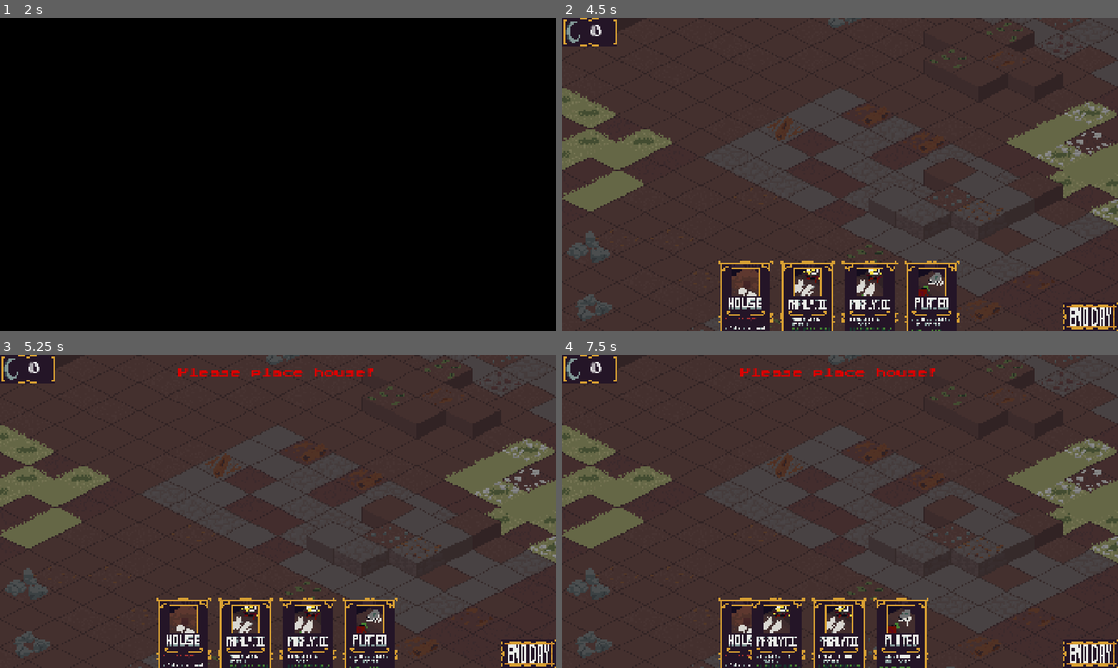
Above: before the commit, frames 1-4 (two rows, left to right).
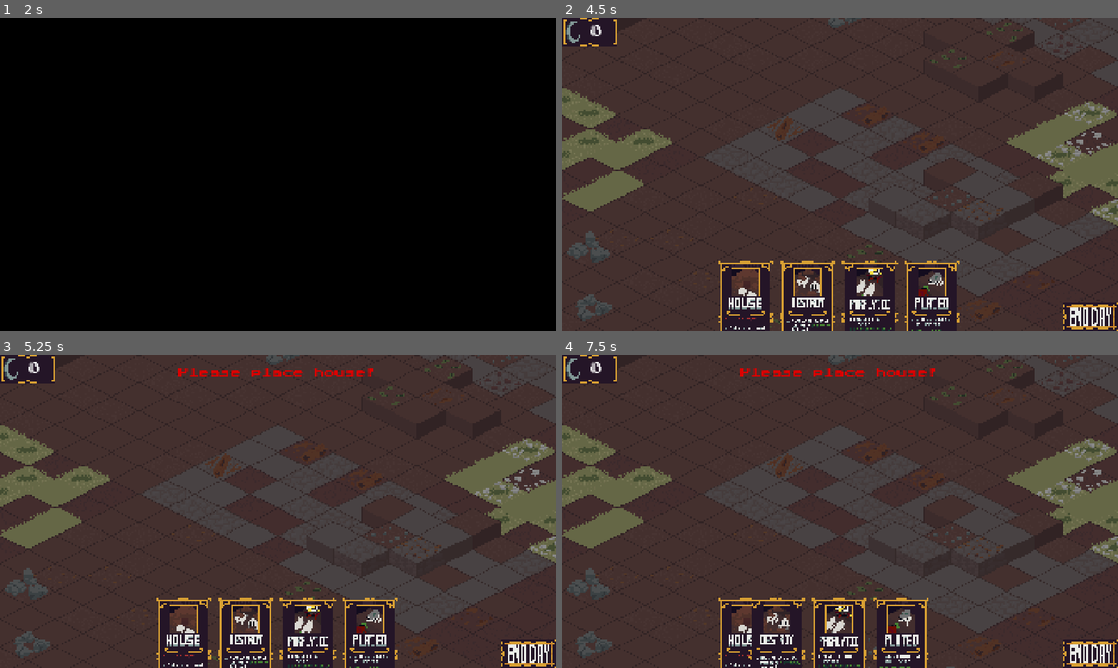
Above: after the commit, the same moments.

Repository: LogCheung/Critterking
Game: Godot game, scene res://World/Scenes/world.tscn
Same seed, same stepped clock (60 frames per second), same inputs: the game is played once before the commit and once after it.
Inputs (mouse positions are in pixels of both pictures, inside the frame that each line leads up to):
- Up to frame 1 (2 s): click (500, 58) at 0.5 s; tap Enter (ui_accept) at 1.25, 1.52 s; move the mouse to (400, 158) at 1.27 s; hold S (camera_move_down) from 1.28 s (still down); click (400, 158) at 1.42 s
- Up to frame 2 (4.5 s): release S (camera_move_down) at 2 s; click (834, 215) at 2 s; click (701, 143) at 2.77 s; click (834, 215) at 3.5 s; click (701, 143) at 4.27 s
- Up to frame 3 (5.25 s): click (528, 652) at 5 s
- Up to frame 4 (7.5 s): click (1090, 652) at 5.75 s; click (1090, 652) at 6.5 s; click (745, 655) at 7.27 s

Frame 1 is identical in both runs. In frame 2, 0.6% of the frame differs, in the area x 23-49%, y 80-100%; in frame 3, 0.6%; in frame 4, 0.6%, in the area x 23-43%, y 80-100%.

Commit message:
map gen, destroy returns

Diff:
--- a/minibadkings/TileMap/Scenes/GroundTileSet.tres
+++ b/minibadkings/TileMap/Scenes/GroundTileSet.tres
@@ -1,14 +1,14 @@
-[gd_resource type="TileSet" load_steps=99 format=3 uid="uid://6glq6mlvxbve"]
+[gd_resource type="TileSet" load_steps=99 format=3 uid="uid://jpkq7go2dbdj"]
 
 [ext_resource type="Texture2D" uid="uid://cx0b0ucjd4cee" path="res://TileMap/Assets/tiles.png" id="1_kxe68"]
 [ext_resource type="Texture2D" uid="uid://mg1gku362mus" path="res://UI/Scripts/gwj2obstacles.png" id="2_f2roa"]
 [ext_resource type="Texture2D" uid="uid://d06rjt2g5bhak" path="res://TileMap/Assets/test.png" id="3_rxksi"]
 
 [sub_resource type="TileMapPattern" id="TileMapPattern_rxksi"]
-tile_data = PackedInt32Array(0, 65537, 0, 65536, 65537, 0, 131072, 131073, 0, 196608, 65537, 0, 262144, 65537, 1, 1, 65537, 1, 65537, 65537, 0, 131073, 65537, 0, 196609, 65537, 4, 262145, 131073, 1, 2, 65537, 3, 65538, 65537, 0, 131074, 65537, 3, 196610, 65537, 0, 262146, 65537, 0, 3, 65537, 0, 65539, 131073, 1, 131075, 65537, 4, 196611, 65537, 0, 262147, 65537, 4, 4, 65537, 0, 65540, 65537, 0, 131076, 65537, 0, 196612, 65537, 0, 262148, 65537, 1)
+tile_data = PackedInt32Array(0, 131073, 1, 65536, 131073, 1, 131072, 196609, 1, 196608, 196609, 0, 262144, 131073, 1, 1, 131073, 1, 65537, 196609, 1, 131073, 196609, 0, 196609, 196609, 2, 262145, 131073, 0, 2, 131073, 0, 65538, 196609, 0, 131074, 196609, 0, 196610, 131073, 0, 262146, 131073, 1, 3, 131073, 4, 65539, 131073, 1, 131075, 131073, 1, 196611, 196609, 1, 262147, 196609, 2, 4, 131073, 1, 65540, 196609, 1, 131076, 131073, 1, 196612, 196609, 1, 262148, 196609, 1)
 
 [sub_resource type="TileMapPattern" id="TileMapPattern_wm6l2"]
-tile_data = PackedInt32Array(0, 65537, 0, 65536, 65537, 0, 131072, 65537, 1, 196608, 65537, 0, 262144, 65537, 0, 1, 65537, 1, 65537, 65537, 1, 131073, 65537, 0, 196609, 65537, 0, 262145, 65537, 1, 2, 65537, 12, 65538, 65537, 0, 131074, 65537, 0, 196610, 65537, 12, 262146, 65537, 11, 3, 65537, 1, 65539, 65537, 0, 131075, 65537, 0, 196611, 65537, 11, 262147, 65537, 12, 4, 65537, 0, 65540, 65537, 0, 131076, 65537, 11, 196612, 65537, 0, 262148, 65537, 0)
+tile_data = PackedInt32Array(0, 131073, 0, 65536, 131073, 11, 131072, 131073, 1, 196608, 131073, 0, 262144, 131073, 1, 1, 131073, 1, 65537, 131073, 1, 131073, 131073, 1, 196609, 131073, 0, 262145, 131073, 2, 2, 131073, 4, 65538, 131073, 0, 131074, 131073, 1, 196610, 131073, 1, 262146, 131073, 1, 3, 131073, 1, 65539, 131073, 0, 131075, 131073, 0, 196611, 131073, 1, 262147, 131073, 0, 4, 131073, 1, 65540, 131073, 3, 131076, 131073, 0, 196612, 131073, 11, 262148, 131073, 0)
 
 [sub_resource type="TileMapPattern" id="TileMapPattern_l4gn0"]
 tile_data = PackedInt32Array(0, 131073, 1, 65536, 131073, 1, 131072, 65537, 0, 196608, 131073, 4, 262144, 131073, 1, 1, …(351 unchanged characters)…
@@ -41,7 +41,7 @@
 tile_data = PackedInt32Array(0, 131073, 0, 65536, 131073, 1, 131072, 131073, 1, 196608, 131073, 0, 262144, 131073, 0, 1 …(354 unchanged characters)…
 
 [sub_resource type="TileMapPattern" id="TileMapPattern_faq22"]
-tile_data = PackedInt32Array(0, 65537, 1, 65536, 65537, 0, 131072, 65537, 0, 196608, 65537, 0, 262144, 65537, 1, 1, 196609, 1, 65537, 65537, 2, 131073, 65537, 0, 196609, 65537, 0, 262145, 65537, 0, 2, 65537, 1, 65538, 65537, 0, 131074, 65537, 0, 196610, 65537, 0, 262146, 196609, 1, 3, 196609, 1, 65539, 65537, 0, 131075, 65537, 0, 196611, 196609, 1, 262147, 65537, 2, 4, 65537, 1, 65540, 196609, 1, 131076, 65537, 1, 196612, 196609, 1, 262148, 196609, 2)
+tile_data = PackedInt32Array(0, 65537, 0, 65536, 65537, 0, 131072, 65537, 0, 196608, 65537, 2, 262144, 65537, 0, 1, 65537, 0, 65537, 65537, 0, 131073, 65537, 0, 196609, 65537, 0, 262145, 65537, 3, 2, 65537, 11, 65538, 65537, 0, 131074, 65537, 0, 196610, 65537, 0, 262146, 65537, 1, 3, 65537, 1, 65539, 65537, 0, 131075, 65537, 0, 196611, 65537, 0, 262147, 65537, 0, 4, 65537, 0, 65540, 65537, 3, 131076, 65537, 0, 196612, 65537, 0, 262148, 65537, 0)
 
 [sub_resource type="TileMapPattern" id="TileMapPattern_o4ocx"]
 tile_data = PackedInt32Array(0, 196609, 1, 65536, 131073, 1, 131072, 196609, 1, 196608, 131073, 0, 262144, 131073, 1, 1 …(354 unchanged characters)…
@@ -74,7 +74,7 @@
 tile_data = PackedInt32Array(0, 196609, 3, 65536, 196609, 0, 131072, 196609, 0, 196608, 196609, 0, 262144, 196609, 0, 1 …(354 unchanged characters)…
 
 [sub_resource type="TileMapPattern" id="TileMapPattern_3u6u1"]
-tile_data = PackedInt32Array(0, 65537, 0, 65536, 65537, 0, 131072, 65537, 1, 196608, 65537, 0, 262144, 65537, 0, 1, 65537, 1, 65537, 65537, 1, 131073, 65537, 4, 196609, 65537, 0, 262145, 65537, 11, 2, 65537, 0, 65538, 65537, 0, 131074, 65537, 0, 196610, 65537, 1, 262146, 65537, 0, 3, 65537, 11, 65539, 65537, 1, 131075, 65537, 1, 196611, 65537, 1, 262147, 65537, 1, 4, 65537, 0, 65540, 65537, 1, 131076, 65537, 1, 196612, 65537, 4, 262148, 65537, 0)
+tile_data = PackedInt32Array(0, 1, 0, 65536, 1, 3, 131072, 131073, 0, 196608, 65537, 0, 262144, 1, 1, 1, 1, 0, 65537, 1, 1, 131073, 1, 0, 196609, 1, 1, 262145, 131073, 0, 2, 131073, 0, 65538, 1, 0, 131074, 1, 0, 196610, 1, 0, 262146, 131073, 0, 3, 1, 2, 65539, 1, 0, 131075, 1, 1, 196611, 1, 0, 262147, 1, 4, 4, 1, 0, 65540, 131073, 0, 131076, 1, 0, 196612, 131073, 0, 262148, 1, 0)
 
 [sub_resource type="TileMapPattern" id="TileMapPattern_vo3wg"]
 tile_data = PackedInt32Array(0, 1, 0, 65536, 65537, 2, 131072, 65537, 1, 196608, 1, 2, 262144, 65537, 1, 1, 65537, 1, 6 …(301 unchanged characters)…
@@ -107,7 +107,7 @@
 tile_data = PackedInt32Array(0, 1, 1, 65536, 1, 1, 131072, 1, 0, 196608, 1, 1, 262144, 131073, 0, 1, 1, 1, 65537, 13107 …(274 unchanged characters)…
 
 [sub_resource type="TileMapPattern" id="TileMapPattern_8if3p"]
-tile_data = PackedInt32Array(0, 65537, 0, 65536, 65537, 1, 131072, 65537, 4, 196608, 65537, 0, 262144, 65537, 0, 1, 65537, 2, 65537, 65537, 1, 131073, 65537, 0, 196609, 65537, 1, 262145, 65537, 2, 2, 65537, 1, 65538, 65537, 1, 131074, 65537, 1, 196610, 65537, 0, 262146, 65537, 0, 3, 65537, 1, 65539, 65537, 1, 131075, 65537, 2, 196611, 65537, 1, 262147, 65537, 0, 4, 65537, 0, 65540, 65537, 4, 131076, 65537, 1, 196612, 65537, 0, 262148, 65537, 0)
+tile_data = PackedInt32Array(0, 131073, 1, 65536, 131073, 1, 131072, 131073, 1, 196608, 131073, 1, 262144, 131073, 11, 1, 131073, 11, 65537, 131073, 0, 131073, 131073, 0, 196609, 131073, 1, 262145, 131073, 1, 2, 131073, 1, 65538, 131073, 0, 131074, 131073, 0, 196610, 131073, 0, 262146, 131073, 1, 3, 131073, 1, 65539, 131073, 0, 131075, 131073, 12, 196611, 131073, 0, 262147, 131073, 12, 4, 131073, 4, 65540, 131073, 0, 131076, 131073, 1, 196612, 131073, 1, 262148, 131073, 11)
 
 [sub_resource type="TileMapPattern" id="TileMapPattern_60xky"]
 tile_data = PackedInt32Array(0, 131073, 1, 65536, 131073, 1, 131072, 1, 1, 196608, 131073, 0, 262144, 1, 0, 1, 131073,  …(314 unchanged characters)…
--- a/minibadkings/TileMap/Scenes/ObstacleTileSet.tres
+++ b/minibadkings/TileMap/Scenes/ObstacleTileSet.tres
@@ -1,14 +1,14 @@
-[gd_resource type="TileSet" load_steps=55 format=3 uid="uid://ddp6p2t5m2bag"]
+[gd_resource type="TileSet" load_steps=55 format=3 uid="uid://d2t0jti0abk2d"]
 
 [ext_resource type="Texture2D" uid="uid://cx0b0ucjd4cee" path="res://TileMap/Assets/tiles.png" id="1_7bp73"]
 [ext_resource type="Texture2D" uid="uid://mg1gku362mus" path="res://UI/Scripts/gwj2obstacles.png" id="2_5edhi"]
 [ext_resource type="Texture2D" uid="uid://d06rjt2g5bhak" path="res://TileMap/Assets/test.png" id="3_3ax6m"]
 
-[sub_resource type="TileMapPattern" id="TileMapPattern_7bp73"]
-tile_data = PackedInt32Array(65536, 131073, 13, 1, 131073, 13, 65537, 131073, 13, 131073, 131073, 16, 196609, 131073, 13, 65538, 131073, 16, 131074, 131073, 13)
-
-[sub_resource type="TileMapPattern" id="TileMapPattern_5edhi"]
-tile_data = PackedInt32Array(0, 1, 13, 65536, 1, 13, 131072, 1, 13, 1, 1, 13)
+[sub_resource type="TileMapPattern" id="TileMapPattern_h7hr0"]
+tile_data = PackedInt32Array(0, 131073, 14, 65536, 131073, 14, 1, 131073, 19, 65537, 131073, 14, 131073, 131073, 18, 2, 131073, 18, 131074, 65537, 15)
+
+[sub_resource type="TileMapPattern" id="TileMapPattern_11gy4"]
+tile_data = PackedInt32Array(262144, 65537, 8, 131073, 1, 8, 196611, 65537, 8, 4, 1, 7)
 
 [sub_resource type="TileMapPattern" id="TileMapPattern_ogfmd"]
 tile_data = PackedInt32Array(65536, 65537, 13, 196608, 196609, 13, 65537, 196609, 13, 131073, 65537, 15, 196609, 196609, 14, 2, 65537, 14, 65538, 196609, 13, 131074, 196609, 19)
@@ -40,8 +40,8 @@
 [sub_resource type="TileMapPattern" id="TileMapPattern_biv3p"]
 tile_data = PackedInt32Array(131072, 196609, 7, 1, 131073, 7, 3, 131073, 7)
 
-[sub_resource type="TileMapPattern" id="TileMapPattern_3ax6m"]
-tile_data = PackedInt32Array(65536, 131073, 6, 196609, 196609, 8, 3, 196609, 6)
+[sub_resource type="TileMapPattern" id="TileMapPattern_iyvbl"]
+tile_data = PackedInt32Array(262144, 1, 6, 1, 65537, 6, 131074, 131073, 6, 196611, 65537, 8)
 
 [sub_resource type="TileMapPattern" id="TileMapPattern_kymo6"]
 tile_data = PackedInt32Array(0, 131073, 7, 65536, 65537, 7, 1, 1, 7, 131074, 65537, 7)
@@ -73,8 +73,8 @@
 [sub_resource type="TileMapPattern" id="TileMapPattern_vf5kr"]
 tile_data = PackedInt32Array(131072, 131073, 8, 1, 196609, 8, 2, 65537, 8, 65539, 65537, 8)
 
-[sub_resource type="TileMapPattern" id="TileMapPattern_tth4i"]
-tile_data = PackedInt32Array(131072, 65537, 6, 196610, 1, 7, 3, 65537, 6, 131076, 1, 6)
+[sub_resource type="TileMapPattern" id="TileMapPattern_yxvw0"]
+tile_data = PackedInt32Array(0, 1, 13, 65536, 1, 14, 131072, 1, 15, 196608, 1, 13, 262144, 1, 16, 1, 1, 18, 65537, 1, 13, 131073, 1, 14, 196609, 1, 14, 262145, 1, 18, 2, 1, 19, 65538, 1, 14, 131074, 1, 13, 196610, 1, 14, 262146, 1, 15, 3, 1, 13, 65539, 1, 15, 131075, 1, 16, 196611, 1, 14, 262147, 1, 13, 4, 1, 14, 65540, 1, 13, 131076, 1, 13, 196612, 1, 18, 262148, 1, 14)
 
 [sub_resource type="TileMapPattern" id="TileMapPattern_wbn2a"]
 tile_data = PackedInt32Array(0, 65537, 8, 65536, 196609, 8, 1, 1, 8)
@@ -416,10 +416,10 @@
 sources/50 = SubResource("TileSetAtlasSource_leqhe")
 sources/0 = SubResource("TileSetAtlasSource_h7jyf")
 sources/1 = SubResource("TileSetAtlasSource_ymfrj")
-pattern_0 = SubResource("TileMapPattern_7bp73")
-pattern_1 = SubResource("TileMapPattern_5edhi")
-pattern_2 = SubResource("TileMapPattern_3ax6m")
-pattern_3 = SubResource("TileMapPattern_tth4i")
+pattern_0 = SubResource("TileMapPattern_h7hr0")
+pattern_1 = SubResource("TileMapPattern_11gy4")
+pattern_2 = SubResource("TileMapPattern_iyvbl")
+pattern_3 = SubResource("TileMapPattern_yxvw0")
 pattern_4 = SubResource("TileMapPattern_u8cbn")
 pattern_5 = SubResource("TileMapPattern_c7757")
 pattern_6 = SubResource("TileMapPattern_gd16k")
--- a/minibadkings/TileMap/Scripts/building.gd
+++ b/minibadkings/TileMap/Scripts/building.gd
@@ -122,6 +122,7 @@
 	# kill unit inside if group is healing
 	if occupants_inside():
 		occupant.terminate()
+	remove()
 
 func remove() -> void:
 	type = TYPE.RUINS
--- a/minibadkings/TileMap/Scripts/tile_world.gd
+++ b/minibadkings/TileMap/Scripts/tile_world.gd
@@ -144,8 +144,8 @@
 
 			var chosen = patterns.pick_random()
 			wall.set_pattern(Vector2i(x,y),wall.tile_set.get_pattern(chosen))
-			#if chosen >= 40:
-			obstacles.set_pattern(Vector2i(x,y),obstacles.tile_set.get_pattern(chosen-40))
+			if chosen >= 40:
+				obstacles.set_pattern(Vector2i(x,y),obstacles.tile_set.get_pattern(chosen-40))
 			# weight depending on pattern number
 			if patterns.size() >= 100: patterns.resize(100)
 			for i in range(10):
--- a/minibadkings/UI/Scripts/card.gd
+++ b/minibadkings/UI/Scripts/card.gd
@@ -199,7 +199,6 @@
 	for b : Building in buildings:
 		if b.tile == Vector2i(plopTile):
 			b.on_destroyed()
-			b.remove()
 			return true
 	return false
 
--- a/minibadkings/Units/Scenes/enemy.tscn
+++ b/minibadkings/Units/Scenes/enemy.tscn
@@ -600,7 +600,6 @@
 position = Vector2(-0.5, 1)
 rotation = 1.5708
 shape = SubResource("CapsuleShape2D_ubmlb")
-disabled = true
 
 [node name="Flip" type="Node2D" parent="."]
 
--- a/minibadkings/World/Scripts/world.gd
+++ b/minibadkings/World/Scripts/world.gd
@@ -63,7 +63,7 @@
 		add_house_card()
 	for i in range(1):
 		var hCard : Card = preload("res://UI/Scenes/card.tscn").instantiate()
-		hCard.type = Card.CARDTYPE.PARALYTIC
+		hCard.type = Card.CARDTYPE.DESTROY
 		ui.hand.get_child(0).add_child(hCard)
 	#for i in range(2):
 		#var hCard : Card = preload("res://UI/Scenes/card.tscn").instantiate()
Not shown: 1 places in minibadkings/TileMap/Scenes/tile_world.tscn that only renumber resources
